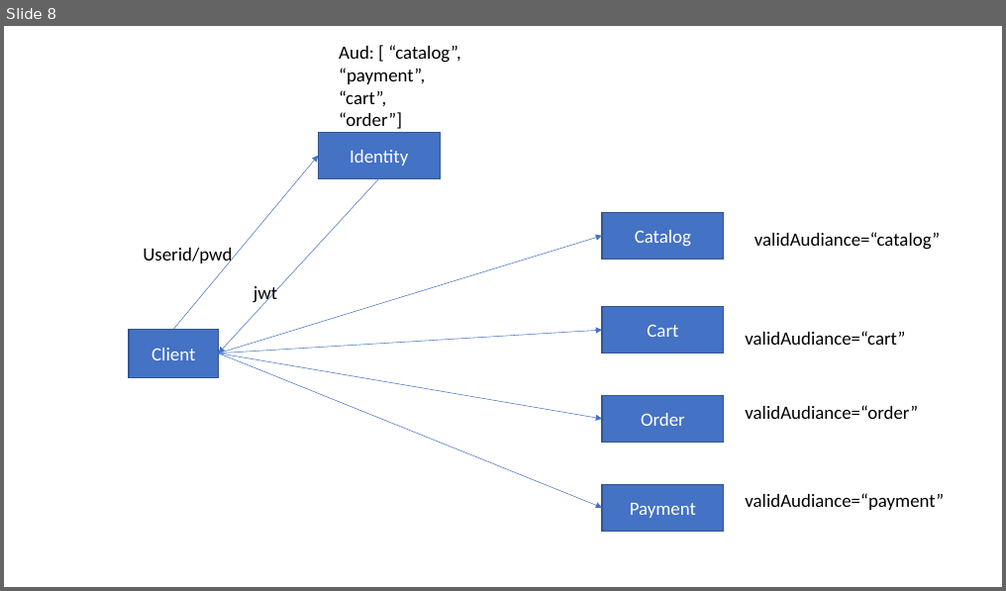
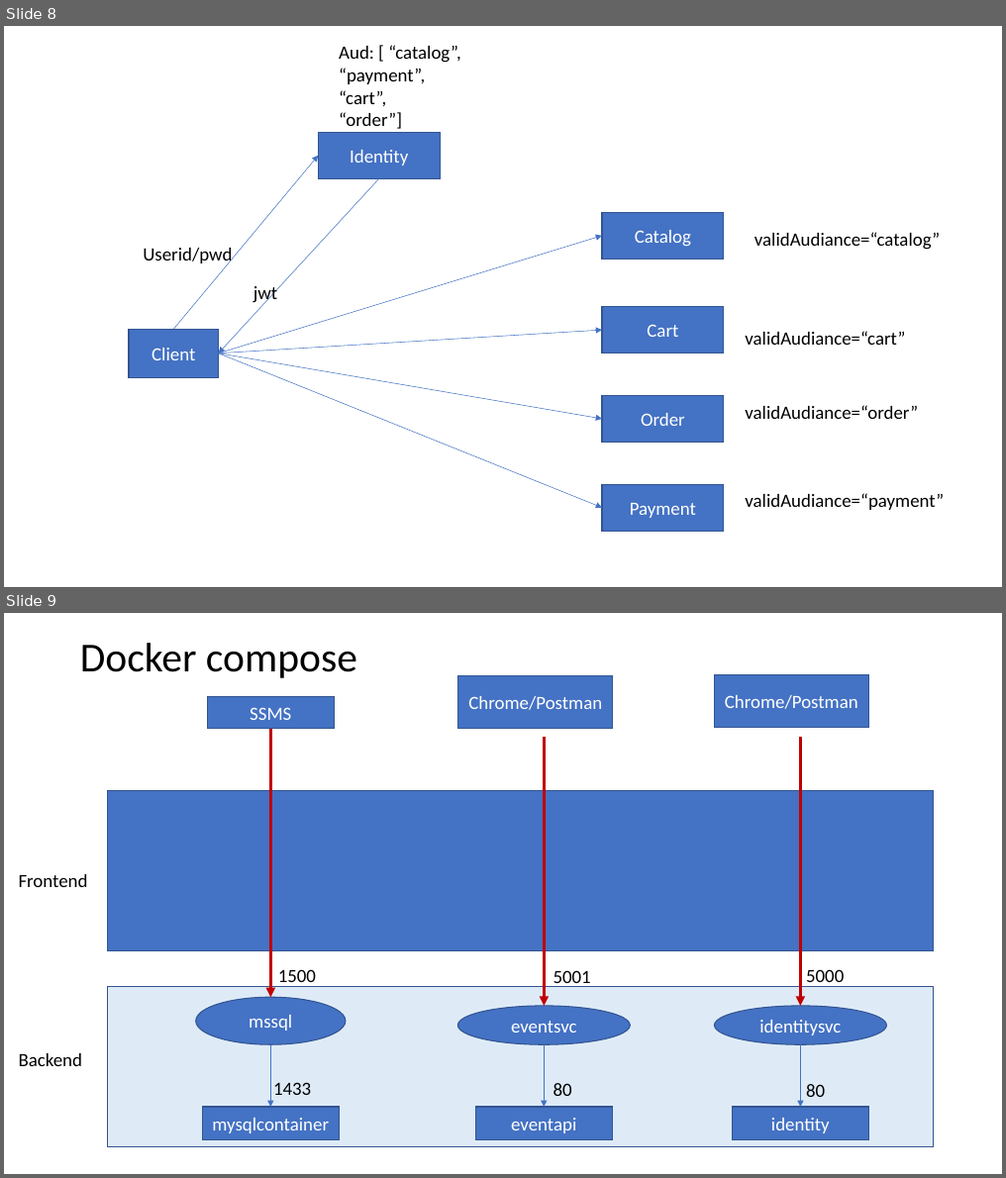
Before and after one commit to sonusathyadas/Microservices-Training-Materials, a slide deck: Batch 4.pptx. Shown one above the other, each under a label of ours: slide 8 before the commit, slides 8 and 9 after it. The pictures are 1006x591 and 1006x1178 pixels, drawn with LibreOffice and Linux fonts; fonts in the diff are those of the drawing. Boxes give left, top, right and bottom in pixels: in the first picture for what was removed or moved away, otherwise in the second. Text is boxed around its words. In the diff, an @@ line names an element or a change of style, - is before the commit and + after.

```diff
--- a/Batch 4.pptx
+++ b/Batch 4.pptx
@@ slide 9 added at (x1=4, y1=613, x2=1002, y2=1174), background #FFFFFF @@
@@ title added at (x1=80, y1=643, x2=357, y2=678), 39.6 pt, text #000000 @@
+Docker compose
@@ rectangle added at (x1=207, y1=697, x2=334, y2=728), fill #4472C4, outline #325491 1 pt, 18 pt, text #FFFFFF @@
+SSMS
@@ rectangle added at (x1=458, y1=675, x2=613, y2=728), fill #4472C4, outline #325491 1 pt, 18 pt, text #FFFFFF @@
+Chrome/Postman
@@ rectangle added at (x1=715, y1=674, x2=868, y2=728), fill #4472C4, outline #325491 1 pt, 18 pt, text #FFFFFF @@
+Chrome/Postman
@@ arrow added from (270, 729) to (270, 998), #C00000 3 pt @@
@@ arrow added from (544, 738) to (544, 1006), #C00000 3 pt @@
@@ arrow added from (801, 738) to (801, 1006), #C00000 3 pt @@
@@ rectangle added at (x1=108, y1=791, x2=934, y2=953), fill #4472C4, outline #325491 1 pt @@
@@ text added at (x1=19, y1=874, x2=88, y2=887), 18 pt, text #000000 @@
+Frontend
@@ rectangle added at (x1=108, y1=986, x2=934, y2=1148), fill #DEEBF7, outline #325491 1 pt @@
@@ ellipse added at (x1=196, y1=998, x2=346, y2=1046), fill #4472C4, outline #325491 1 pt, 18 pt, text #FFFFFF @@
+mssql
@@ text added at (x1=278, y1=969, x2=316, y2=987), 18 pt, text #000000 @@
+1500
@@ text added at (x1=553, y1=970, x2=591, y2=987), 18 pt, text #000000 @@
+5001
@@ text added at (x1=806, y1=969, x2=844, y2=987), 18 pt, text #000000 @@
+5000
@@ ellipse added at (x1=457, y1=1006, x2=630, y2=1045), fill #4472C4, outline #325491 1 pt, 18 pt, text #FFFFFF @@
+eventsvc
@@ ellipse added at (x1=715, y1=1006, x2=887, y2=1045), fill #4472C4, outline #325491 1 pt, 18 pt, text #FFFFFF @@
+identitysvc
@@ text added at (x1=19, y1=1054, x2=83, y2=1066), 18 pt, text #000000 @@
+Backend
@@ arrow added from (270, 1045) to (270, 1107), #4472C4 0.5 pt @@
@@ arrow added from (544, 1045) to (544, 1107), #4472C4 0.5 pt @@
@@ arrow added from (801, 1045) to (801, 1107), #4472C4 0.5 pt @@
@@ text added at (x1=273, y1=1082, x2=311, y2=1095), 18 pt, text #000000 @@
+1433
@@ text added at (x1=553, y1=1083, x2=572, y2=1096), 18 pt, text #000000 @@
+80
@@ text added at (x1=806, y1=1084, x2=825, y2=1097), 18 pt, text #000000 @@
+80
@@ rectangle added at (x1=202, y1=1107, x2=339, y2=1141), fill #4472C4, outline #325491 1 pt, 18 pt, text #FFFFFF @@
+mysqlcontainer
@@ rectangle added at (x1=475, y1=1107, x2=612, y2=1141), fill #4472C4, outline #325491 1 pt, 18 pt, text #FFFFFF @@
+eventapi
@@ rectangle added at (x1=733, y1=1107, x2=868, y2=1141), fill #4472C4, outline #325491 1 pt, 18 pt, text #FFFFFF @@
+identity
```
Also in this commit, not shown: 2 other slides added, 4 other files.
